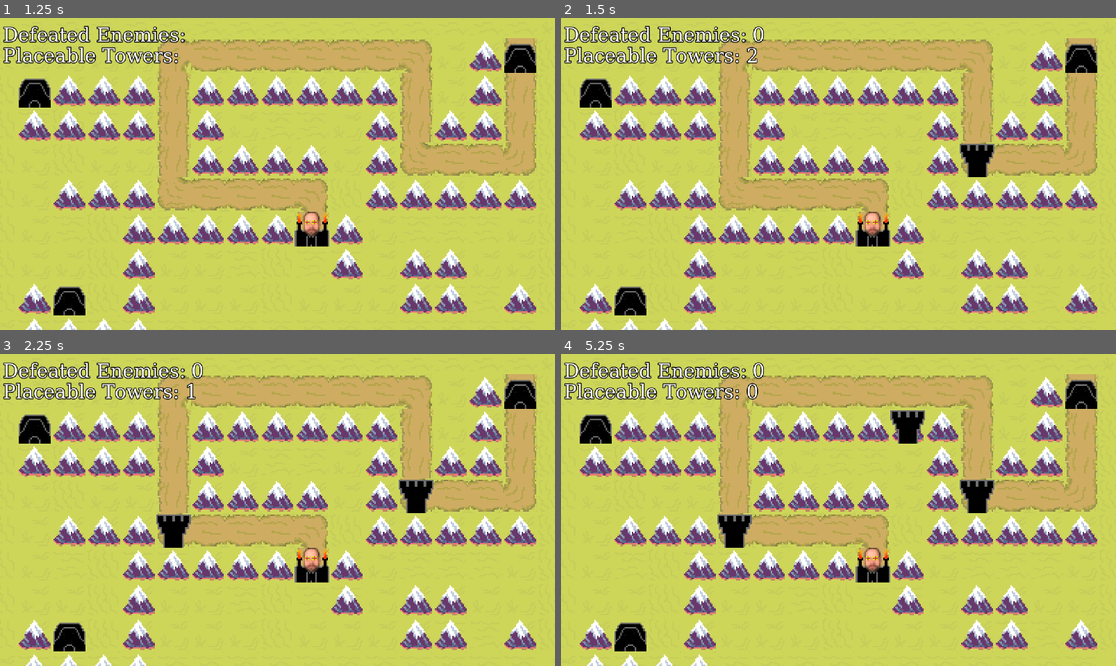
Above: before the commit, frames 1-4 (two rows, left to right).
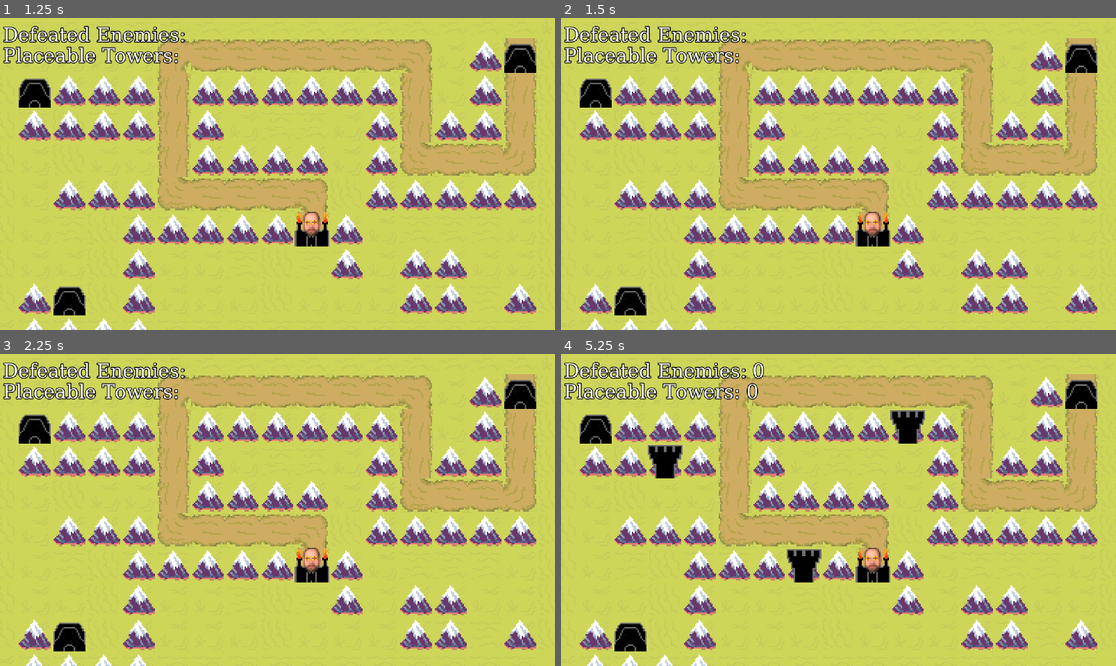
Above: after the commit, the same moments.

Repository: MeKamm74/Minnhax2025
Game: Godot game, scene res://main_menu.tscn
The game is run twice, just before and just after one commit, with the same random seed, the same clock (stepped at 60 frames per second) and the same inputs.
Inputs (mouse positions are in pixels of both pictures, inside the frame that each line leads up to):
- Up to frame 1 (1.25 s): click "Start" at 0.5 s
- Up to frame 2 (1.5 s): tap Enter at 1.25 s; move the mouse to (960, 158) at 1.27 s; press the mouse at (960, 158) at 1.28 s
- Up to frame 3 (2.25 s): tap Space at 2 s; move the mouse to (166, 525) at 2.02 s; release the mouse at (166, 525) at 2.03 s; click (166, 525) at 2.1 s
- Up to frame 4 (5.25 s): tap Enter at 2.75, 4.25 s; move the mouse to (894, 441) at 2.77 s; press the mouse at (894, 441) at 2.78 s; tap Space at 3.5, 5 s; move the mouse to (810, 572) at 3.52 s; release the mouse at (810, 572) at 3.53 s; click (810, 572) at 3.6 s; move the mouse to (1005, 556) at 4.27 s; press the mouse at (1005, 556) at 4.28 s; move the mouse to (672, 463) at 5.02 s; release the mouse at (672, 463) at 5.03 s; click (672, 463) at 5.1 s

Frame 1 is identical in both runs. In frame 2, 0.7% of the frame differs, in the area x 33-79%, y 2-52%; in frame 3, 1.2%; in frame 4, 2.1%, in the area x 15-79%, y 29-74%.

Commit message:
limited tower placement to mountains

Diff:
--- a/map.gd
+++ b/map.gd
@@ -104,12 +104,15 @@
 
 		#todo: Add an terrain block to the map position, so enemies are blocked by towers
 
-		#spawn a tower
-		var newTower = Tower.instantiate()
-		add_child(newTower)
-		newTower.global_position = roundedPosition
-		current_towers += 1
-		Globals.remaining_towers.emit(max_towers - current_towers)
+		var map_coords = terrain_layer.local_to_map(roundedPosition)
+		var cell_data = terrain_layer.get_cell_tile_data(map_coords)
+		if cell_data && cell_data.get_custom_data("Obstacle"):
+			#spawn a tower
+			var newTower = Tower.instantiate()
+			add_child(newTower)
+			newTower.global_position = roundedPosition
+			current_towers += 1
+			Globals.remaining_towers.emit(max_towers - current_towers)
 
 
 func _on_spawn_timer_timeout() -> void:
